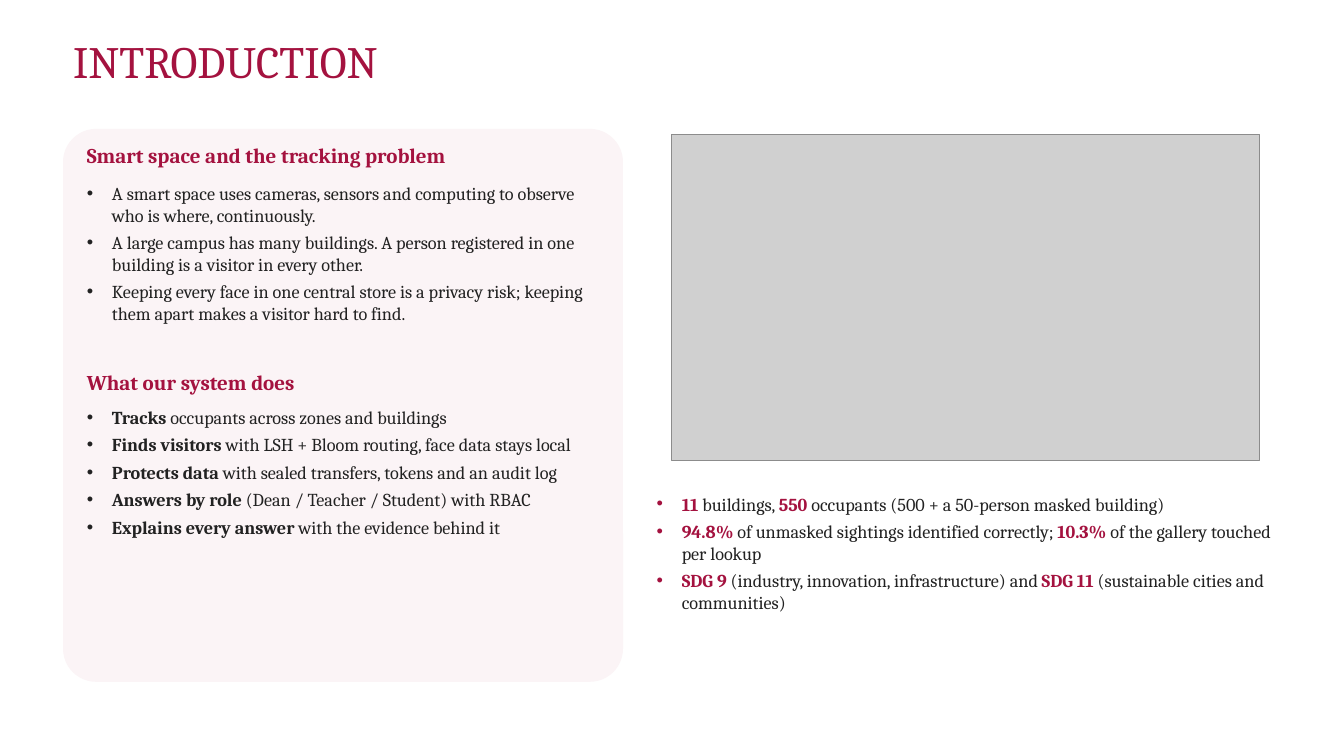
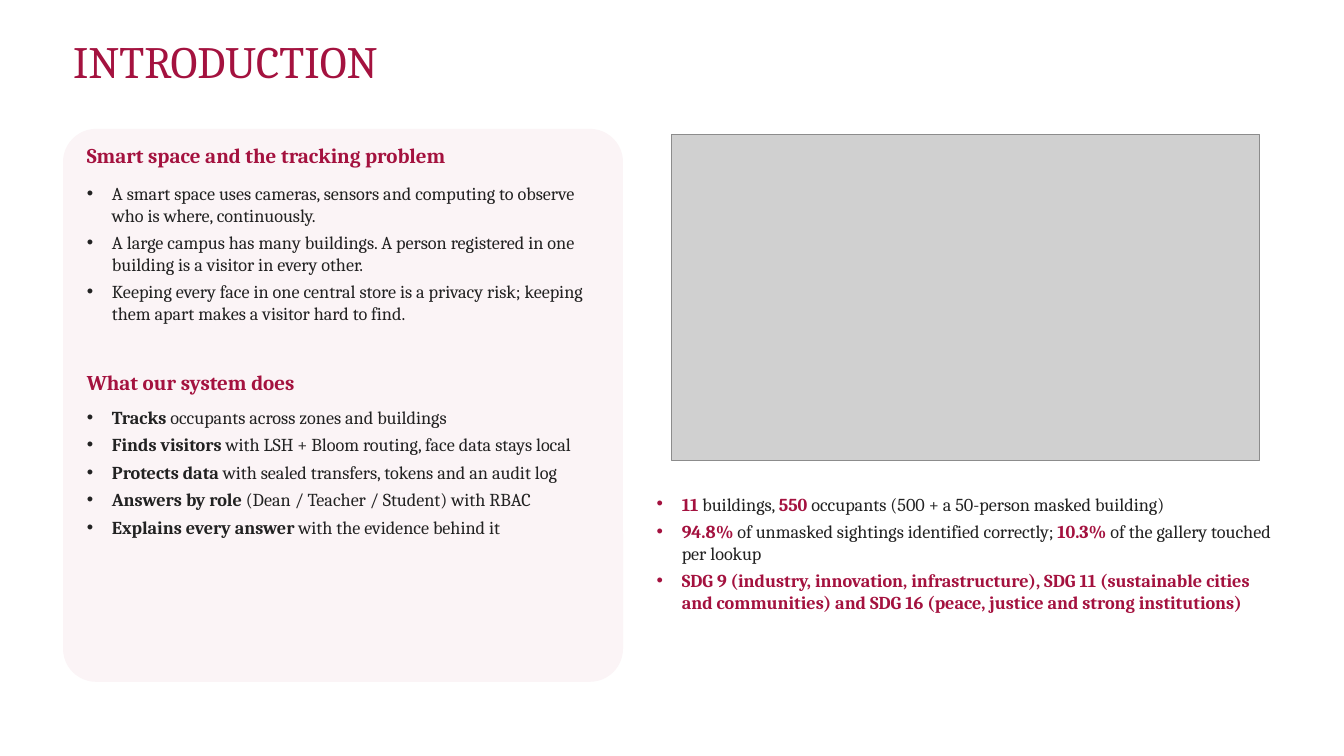
Before and after one commit to yadhu-vipin/Occupant_Tracking_v2, a slide deck: slide 3 of final_review/S7_Final_Review_Group_C3.pptx. Drawn at 1344x756 pixels with LibreOffice and Linux fonts; fonts in the diff are those of the drawing; grey boxes stand for pictures; background and template pictures are left out. Boxes give left, top, right and bottom in pixels: in the first picture for what was removed or moved away, otherwise in the second. Text is boxed around its words. In the diff, an @@ line names an element or a change of style, - is before the commit and + after.

```diff
--- a/final_review/S7_Final_Review_Group_C3.pptx
+++ b/final_review/S7_Final_Review_Group_C3.pptx
@@ text at bbox=[682, 574, 1249, 613]: text changed; text colour #222222 to #A4123F; bold on @@
-• SDG 9 (industry, innovation, infrastructure) and SDG 11 (sustainable cities and communities)
+• SDG 9 (industry, innovation, infrastructure), SDG 11 (sustainable cities and communities) and SDG 16 (peace, justice and strong institutions)
```
Also in this commit, not shown: 3 other slides changed, 4 other files.
